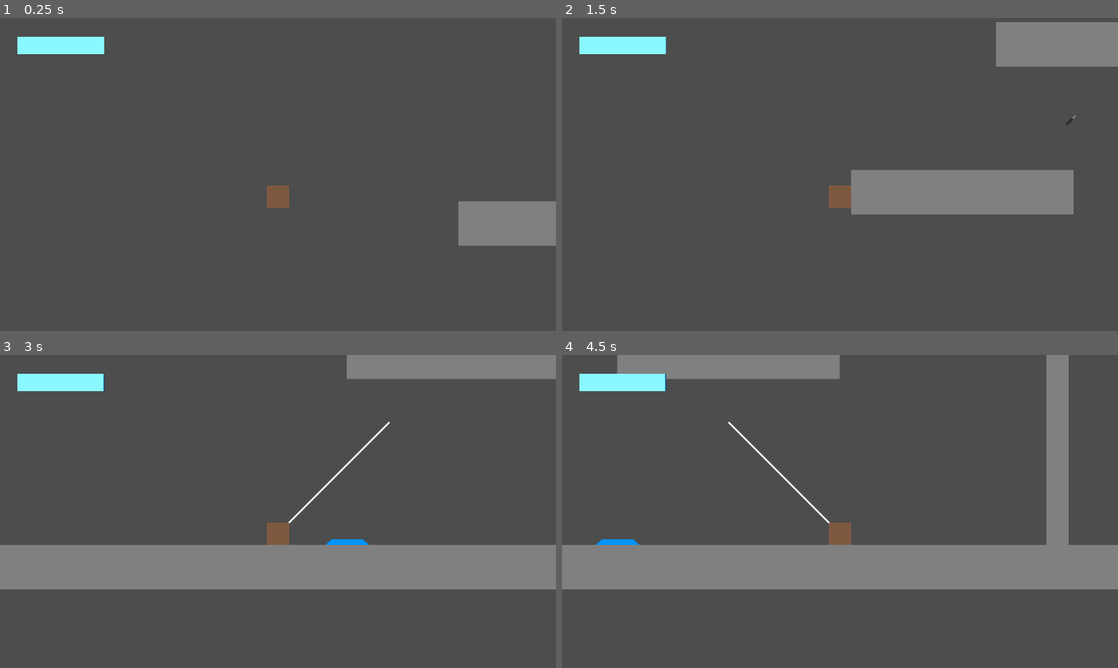
Above: before the commit, frames 1-4 (two rows, left to right).
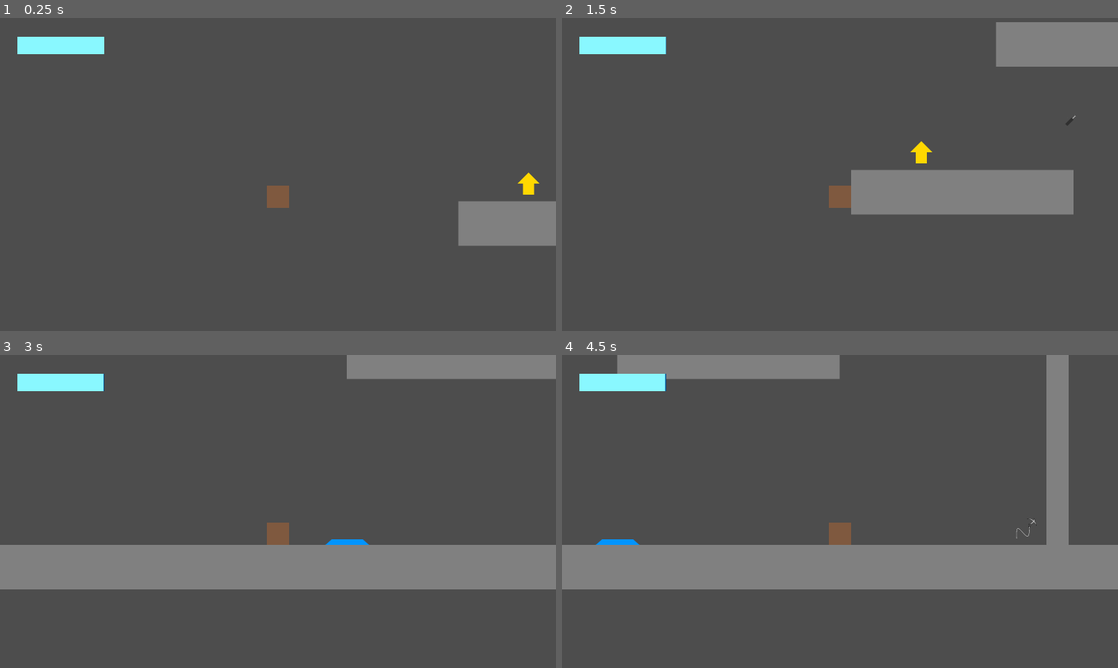
Above: after the commit, the same moments.

Repository: il-Gallone/SpeedJam6
Game: Godot game, scene res://Scenes/test_scene.tscn
Same seed, same stepped clock (60 frames per second), same inputs: the game is played once before the commit and once after it.
Inputs (mouse positions are in pixels of both pictures, inside the frame that each line leads up to):
- Up to frame 1 (0.25 s): no input
- Up to frame 2 (1.5 s): move the mouse to (962, 158) at 0.52 s; press the mouse at (962, 158) at 0.53 s; hold Right (ui_right) from 0.53 s (still down); tap Space (jump) at 0.77, 1.07 s; tap Shift (dash, bound only after the commit) at 0.8, 1.35 s; move the mouse to (728, 190) at 1.27 s; release the mouse at (728, 190) at 1.28 s
- Up to frame 3 (3 s): tap Space (jump) at 1.52, 1.55, 1.82, 2.1 s; move the mouse to (333, 442) at 2.02 s; release Right (ui_right) at 2.03 s; press the mouse at (333, 442) at 2.03 s; hold Left (ui_left) 2.03-2.78 s; move the mouse to (250, 574) at 2.77 s; release the mouse at (250, 574) at 2.78 s; hold Right (ui_right) from 2.78 s (still down); click (250, 574) at 2.85 s
- Up to frame 4 (4.5 s): tap Space (jump) at 3.02, 3.32, 3.77, 3.8, 4.07 s; tap Shift (dash, bound only after the commit) at 3.05, 3.6 s; move the mouse to (1006, 558) at 3.52 s; move the mouse to (673, 464) at 4.27 s; release Right (ui_right) at 4.28 s; hold Left (ui_left) from 4.28 s (still down); click (673, 464) at 4.35 s

The runs differ from the first frame. In frame 1, 0.1% of the frame differs, in the area x 93-97%, y 49-57%; in frame 2, 0.1%; in frame 3, 0.2%; in frame 4, 0.2%, in the area x 29-86%, y 21-59%.

Commit message:
Main Movement Upgrade Collectables

Diff:
--- /dev/null
+++ b/Prefabs/Debug/dash_prime_part.tscn
@@ -0,0 +1,17 @@
+[gd_scene load_steps=4 format=3 uid="uid://dxr3jv2xnd0w0"]
+
+[ext_resource type="Script" path="res://Scripts/Dash Prime Part.gd" id="1_oeaau"]
+[ext_resource type="Texture2D" uid="uid://211lvjvt1c4a" path="res://Art/Misc/Debug/Prime Part Dash Debug.png" id="2_odlwj"]
+
+[sub_resource type="RectangleShape2D" id="RectangleShape2D_xny8t"]
+
+[node name="Dash Prime Part" type="Area2D"]
+scale = Vector2(0.5, 0.5)
+script = ExtResource("1_oeaau")
+
+[node name="CollisionShape2D" type="CollisionShape2D" parent="."]
+scale = Vector2(5, 5)
+shape = SubResource("RectangleShape2D_xny8t")
+
+[node name="Sprite2D" type="Sprite2D" parent="."]
+texture = ExtResource("2_odlwj")
--- /dev/null
+++ b/Prefabs/Debug/grapple_prime_part.tscn
@@ -0,0 +1,17 @@
+[gd_scene load_steps=4 format=3 uid="uid://ctced2pcjsouu"]
+
+[ext_resource type="Script" path="res://Scripts/Grapple Prime Part.gd" id="1_ptoh8"]
+[ext_resource type="Texture2D" uid="uid://cyq81wl4avgj7" path="res://Art/Misc/Debug/Prime Part Grapple Debug.png" id="2_4tt27"]
+
+[sub_resource type="RectangleShape2D" id="RectangleShape2D_xny8t"]
+
+[node name="Grapple Prime Part" type="Area2D"]
+scale = Vector2(0.5, 0.5)
+script = ExtResource("1_ptoh8")
+
+[node name="CollisionShape2D" type="CollisionShape2D" parent="."]
+scale = Vector2(5, 5)
+shape = SubResource("RectangleShape2D_xny8t")
+
+[node name="Sprite2D" type="Sprite2D" parent="."]
+texture = ExtResource("2_4tt27")
--- /dev/null
+++ b/Prefabs/Debug/jump_prime_part.tscn
@@ -0,0 +1,17 @@
+[gd_scene load_steps=4 format=3 uid="uid://xjleq3a33bql"]
+
+[ext_resource type="Script" path="res://Scripts/Jump Prime Part.gd" id="1_4l8xe"]
+[ext_resource type="Texture2D" uid="uid://bropwsas523ns" path="res://Art/Misc/Debug/Prime Part Jump Debug.png" id="2_643bx"]
+
+[sub_resource type="RectangleShape2D" id="RectangleShape2D_xny8t"]
+
+[node name="Jump Prime Part" type="Area2D"]
+scale = Vector2(0.5, 0.5)
+script = ExtResource("1_4l8xe")
+
+[node name="CollisionShape2D" type="CollisionShape2D" parent="."]
+scale = Vector2(5, 5)
+shape = SubResource("RectangleShape2D_xny8t")
+
+[node name="Sprite2D" type="Sprite2D" parent="."]
+texture = ExtResource("2_643bx")
--- a/Scenes/test_scene.tscn
+++ b/Scenes/test_scene.tscn
@@ -6,6 +6,9 @@
 [ext_resource type="PackedScene" uid="uid://boojp04ggg7c" path="res://Prefabs/Debug/speed_part.tscn" id="4_wam0b"]
 [ext_resource type="PackedScene" uid="uid://bhiiivcedrdpb" path="res://Prefabs/Debug/battery_part.tscn" id="5_i3wls"]
 [ext_resource type="PackedScene" uid="uid://c25vep2sugvsh" path="res://Prefabs/Debug/jump_part.tscn" id="6_p7h2n"]
+[ext_resource type="PackedScene" uid="uid://ctced2pcjsouu" path="res://Prefabs/Debug/grapple_prime_part.tscn" id="7_yaih2"]
+[ext_resource type="PackedScene" uid="uid://xjleq3a33bql" path="res://Prefabs/Debug/jump_prime_part.tscn" id="8_072t2"]
+[ext_resource type="PackedScene" uid="uid://dxr3jv2xnd0w0" path="res://Prefabs/Debug/dash_prime_part.tscn" id="9_72875"]
 
 [sub_resource type="RectangleShape2D" id="RectangleShape2D_3ra8o"]
 
@@ -73,3 +76,12 @@
 
 [node name="Jump Part" parent="." instance=ExtResource("6_p7h2n")]
 position = Vector2(1431, 88)
+
+[node name="Grapple Prime Part" parent="." instance=ExtResource("7_yaih2")]
+position = Vector2(1975, 791)
+
+[node name="Jump Prime Part" parent="." instance=ExtResource("8_072t2")]
+position = Vector2(1001, 180)
+
+[node name="Dash Prime Part" parent="." instance=ExtResource("9_72875")]
+position = Vector2(-862, 788)
--- /dev/null
+++ b/Scripts/Dash Prime Part.gd
@@ -0,0 +1,14 @@
+extends "res://Scripts/CollectableBase.gd"
+
+
+# Called when the node enters the scene tree for the first time.
+func _ready() -> void:
+	type = upgradeType.PRIME
+
+func PrimeUpgrade(player):
+	player.dashesAvailable = true
+	DisplayDashTutorial()
+
+func DisplayDashTutorial():
+	#TODO: Add Dash Tutorial
+	pass
--- /dev/null
+++ b/Scripts/Grapple Prime Part.gd
@@ -0,0 +1,14 @@
+extends "res://Scripts/CollectableBase.gd"
+
+
+# Called when the node enters the scene tree for the first time.
+func _ready() -> void:
+	type = upgradeType.PRIME
+
+func PrimeUpgrade(player):
+	player.isHookReady = true
+	DisplayGrappleTutorial()
+
+func DisplayGrappleTutorial():
+	#TODO: Add Grapple Tutorial
+	pass
--- /dev/null
+++ b/Scripts/Jump Prime Part.gd
@@ -0,0 +1,15 @@
+extends "res://Scripts/CollectableBase.gd"
+
+
+# Called when the node enters the scene tree for the first time.
+func _ready() -> void:
+	type = upgradeType.PRIME
+
+func PrimeUpgrade(player):
+	player.maxJumpsAvailable += 1
+	if player.maxJumpsAvailable == 2:
+		DisplayDoubleJumpTutorial()
+
+func DisplayDoubleJumpTutorial():
+	#TODO: Add Double Jump Tutorial
+	pass
--- a/Scripts/PlayerController.gd
+++ b/Scripts/PlayerController.gd
@@ -11,6 +11,7 @@
 @export var jumpBufferTime: float = 0.1
 @export var maxJumpsAvailable: int = 1
 @export var maxGrappleLength: float = 900.0
+@export var dashTime: float = 0.2
 
 
 var maxBattery: float = 500.0
@@ -18,14 +19,19 @@
 
 var jumpBuffer:bool = false
 var jumpsAvailable:int = 1
+
+var isDashing = false
+var dashesAvailable = false
+var dashCD: float = 0
+
+var facingDir:int = 1
 
 var hookPos
 var isHookFlying: bool = false
 var isHooked: bool = false
 var isHookReturning: bool = false
-var isHookReady: bool = true
+var isHookReady: bool = false
 var hookRopeLength: float = 0.0
-var hookDir:int = 1
 
 var gravity = ProjectSettings.get_setting("physics/2d/default_gravity")
 
@@ -37,92 +43,99 @@
 
 # Called every frame. 'delta' is the elapsed time since the previous frame.
 func _physics_process(delta: float) -> void:
-	velocity.y += gravity * delta
-
-	var accelDir = Input.get_axis("ui_left", "ui_right")
-	if accelDir != 0:
-		if !isHookFlying:
-			hookDir = int(accelDir)
-		battery -= 1 * delta
-
-	if is_on_floor():
-		jumpsAvailable = maxJumpsAvailable
-		if jumpBuffer:
-			Jump()
-			jumpBuffer = false
-		if accelDir == 0:
-			if velocity.x < 0:
-				velocity.x += frictionMod * delta
+
+	if isDashing:
+		Dash(delta)
+	else:
+		var accelDir = Input.get_axis("ui_left", "ui_right")
+		velocity.y += gravity * delta
+		if accelDir != 0:
+			if !isHookFlying:
+				facingDir = int(accelDir)
+			battery -= 1 * delta
+		if is_on_floor():
+			jumpsAvailable = maxJumpsAvailable
+			if jumpBuffer:
+				Jump()
+				jumpBuffer = false
+			if accelDir == 0:
+				if velocity.x < 0:
+					velocity.x += frictionMod * delta
+					if velocity.x > 0:
+						velocity.x  = 0
 				if velocity.x > 0:
-					velocity.x  = 0
-			if velocity.x > 0:
-				velocity.x -= frictionMod * delta
-				if velocity.x < 0:
-					velocity.x  = 0
-		if velocity.x > maxSpeed:
-			velocity.x -= maxSpeedDecel * delta
-			if accelDir < 0:
+					velocity.x -= frictionMod * delta
+					if velocity.x < 0:
+						velocity.x  = 0
+			if velocity.x > maxSpeed:
+				velocity.x -= maxSpeedDecel * delta
+				if accelDir < 0:
+					velocity.x += acceleration * accelDir * delta
+			elif velocity.x < -maxSpeed:
+				velocity.x += maxSpeedDecel * delta
+				if accelDir > 0:
+					velocity.x += acceleration * accelDir * delta
+			else:
 				velocity.x += acceleration * accelDir * delta
-		elif velocity.x < -maxSpeed:
-			velocity.x += maxSpeedDecel * delta
-			if accelDir > 0:
+				if velocity.x > 0 and accelDir < 0:
+					velocity.x -= frictionMod * delta
+				if velocity.x < 0 and accelDir > 0:
+					velocity.x += frictionMod * delta
+				if velocity.x >= maxSpeed:
+					velocity.x = maxSpeed
+				if velocity.x <= -maxSpeed:
+					velocity.x = -maxSpeed
+		else:
+			if velocity.x > maxSpeed * airMaxSpeedMod:
+				velocity.x -= maxSpeedDecel * delta
+				if accelDir < 0:
+					velocity.x += acceleration * accelDir * delta
+			elif velocity.x < -maxSpeed * airMaxSpeedMod:
+				velocity.x += maxSpeedDecel * delta
+				if accelDir > 0:
+					velocity.x += acceleration * accelDir * delta
+			else:
 				velocity.x += acceleration * accelDir * delta
-		else:
-			velocity.x += acceleration * accelDir * delta
-			if velocity.x > 0 and accelDir < 0:
-				velocity.x -= frictionMod * delta
-			if velocity.x < 0 and accelDir > 0:
-				velocity.x += frictionMod * delta
-			if velocity.x >= maxSpeed:
-				velocity.x = maxSpeed
-			if velocity.x <= -maxSpeed:
-				velocity.x = -maxSpeed
-	else:
-		if velocity.x > maxSpeed * airMaxSpeedMod:
-			velocity.x -= maxSpeedDecel * delta
-			if accelDir < 0:
-				velocity.x += acceleration * accelDir * delta
-		elif velocity.x < -maxSpeed * airMaxSpeedMod:
-			velocity.x += maxSpeedDecel * delta
-			if accelDir > 0:
-				velocity.x += acceleration * accelDir * delta
-		else:
-			velocity.x += acceleration * accelDir * delta
-			if velocity.x >= maxSpeed * airMaxSpeedMod:
-				velocity.x = maxSpeed * airMaxSpeedMod
-			if velocity.x <= -maxSpeed * airMaxSpeedMod:
-				velocity.x = -maxSpeed * airMaxSpeedMod
-
-
-	if isHookFlying:
-		HookExtend(delta)
-	elif isHooked:
-		HookSwing(delta)
-	elif isHookReturning:
-		HookReturn(delta)
-
-	if Input.is_action_just_pressed("jump"):
-		if jumpsAvailable > 0:
-			Jump()
-		else:
-			jumpBuffer = true
-			get_tree().create_timer(jumpBufferTime).timeout.connect(On_Jump_Buffer_Timeout)
-
-	if Input.is_action_just_pressed("grapple") && isHookReady:
-		isHookFlying = true
-		isHookReady = false
-
-	if !Input.is_action_pressed("grapple") && !isHookReturning:
-		isHookReturning = true
-		isHooked = false
-		isHookFlying = false
+				if velocity.x >= maxSpeed * airMaxSpeedMod:
+					velocity.x = maxSpeed * airMaxSpeedMod
+				if velocity.x <= -maxSpeed * airMaxSpeedMod:
+					velocity.x = -maxSpeed * airMaxSpeedMod
+
+
+		if isHookFlying:
+			HookExtend(delta)
+		elif isHooked:
+			HookSwing(delta)
+		elif isHookReturning:
+			HookReturn(delta)
+
+		if Input.is_action_just_pressed("dash") and dashesAvailable and !isDashing:
+			if !isHookFlying and !isHooked:
+				battery -= 3
+				dashCD = dashTime
+				isDashing = true
+
+		if Input.is_action_just_pressed("jump"):
+			if jumpsAvailable > 0:
+				Jump()
+			else:
+				jumpBuffer = true
+				get_tree().create_timer(jumpBufferTime).timeout.connect(On_Jump_Buffer_Timeout)
+
+		if Input.is_action_just_pressed("grapple") && isHookReady:
+			isHookFlying = true
+			isHookReady = false
+
+		if !Input.is_action_pressed("grapple") && !isHookReturning:
+			isHookReturning = true
+			isHooked = false
+			isHookFlying = false
 
 	move_and_slide()
 
 
 	for i in get_slide_collision_count():
 		var collision = get_slide_collision(i)
-		print(collision.get_collider().name)
 		if collision.get_collider().name == "Charger":
 			if velocity.x == 0 and battery < maxBattery:
 				battery += 100 * delta
@@ -134,10 +147,18 @@
 	battery -= 1.5
 	jumpsAvailable -= 1
 
+func Dash(delta)-> void:
+	velocity.x += facingDir*acceleration*2*delta
+	velocity.y = 0
+	dashCD -= delta
+	if dashCD <= 0:
+		isDashing = false
+
+
 func HookExtend(delta):
-	$GrapplingHook.target_position += Vector2(5500*hookDir, -5500)*delta
+	$GrapplingHook.target_position += Vector2(5500*facingDir, -5500)*delta
 	if $GrapplingHook.target_position.y < -maxGrappleLength:
-		$GrapplingHook.target_position = Vector2(maxGrappleLength*hookDir, -maxGrappleLength)
+		$GrapplingHook.target_position = Vector2(maxGrappleLength*facingDir, -maxGrappleLength)
 		isHookFlying = false
 	$Rope.remove_point(1)
 	$Rope.add_point($GrapplingHook.target_position)
--- a/project.godot
+++ b/project.godot
@@ -27,7 +27,7 @@
 [input]
 
 ui_left={
-"deadzone": 0.5,
+"deadzone": 0.55,
 "events": [Object(InputEventKey,"resource_local_to_scene":false,"resource_name":"","device":0,"window_id":0,"alt_presse …(194 unchanged characters)…
 , Object(InputEventJoypadButton,"resource_local_to_scene":false,"resource_name":"","device":0,"button_index":13,"pressure":0.0,"pressed":false,"script":null)
 , Object(InputEventJoypadMotion,"resource_local_to_scene":false,"resource_name":"","device":0,"axis":0,"axis_value":-1.0,"script":null)
@@ -35,7 +35,7 @@
 ]
 }
 ui_right={
-"deadzone": 0.5,
+"deadzone": 0.55,
 "events": [Object(InputEventKey,"resource_local_to_scene":false,"resource_name":"","device":0,"window_id":0,"alt_presse …(194 unchanged characters)…
 , Object(InputEventJoypadButton,"resource_local_to_scene":false,"resource_name":"","device":0,"button_index":14,"pressure":0.0,"pressed":false,"script":null)
 , Object(InputEventJoypadMotion,"resource_local_to_scene":false,"resource_name":"","device":0,"axis":0,"axis_value":1.0,"script":null)
@@ -54,6 +54,12 @@
 , Object(InputEventJoypadButton,"resource_local_to_scene":false,"resource_name":"","device":-1,"button_index":2,"pressure":0.0,"pressed":true,"script":null)
 ]
 }
+dash={
+"deadzone": 0.5,
+"events": [Object(InputEventKey,"resource_local_to_scene":false,"resource_name":"","device":-1,"window_id":0,"alt_pressed":false,"shift_pressed":false,"ctrl_pressed":false,"meta_pressed":false,"pressed":false,"keycode":0,"physical_keycode":4194325,"key_label":0,"unicode":0,"location":0,"echo":false,"script":null)
+, Object(InputEventJoypadButton,"resource_local_to_scene":false,"resource_name":"","device":-1,"button_index":1,"pressure":0.0,"pressed":true,"script":null)
+]
+}
 
 [rendering]
 
Binary file added: Art/Misc/Debug/Prime Part Dash Debug.png
Not shown, added: Art/Misc/Debug/Prime Part Dash Debug.png.import
Binary file added: Art/Misc/Debug/Prime Part Grapple Debug.png
Not shown, added: Art/Misc/Debug/Prime Part Grapple Debug.png.import
Binary file added: Art/Misc/Debug/Prime Part Jump Debug.png
Not shown, added: Art/Misc/Debug/Prime Part Jump Debug.png.import
Not shown: 1 places in Scenes/test_scene.tscn that only renumber resources
